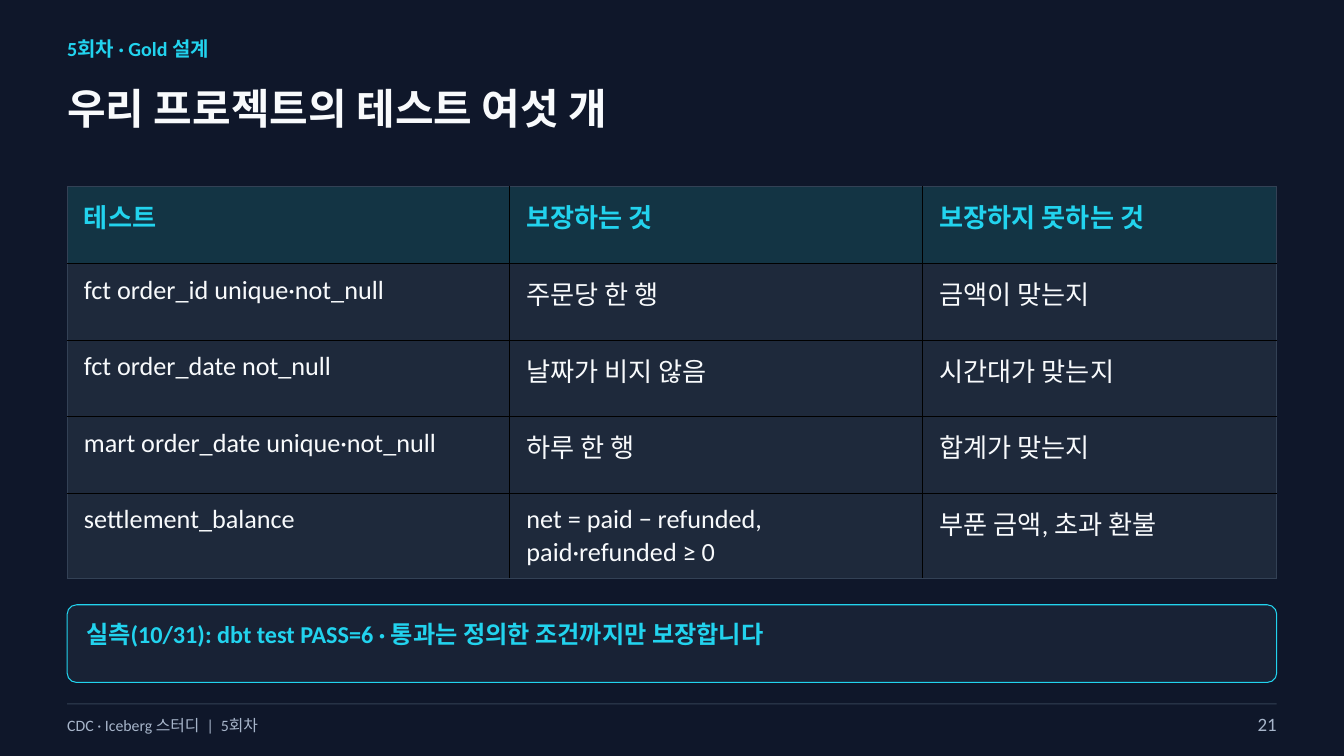
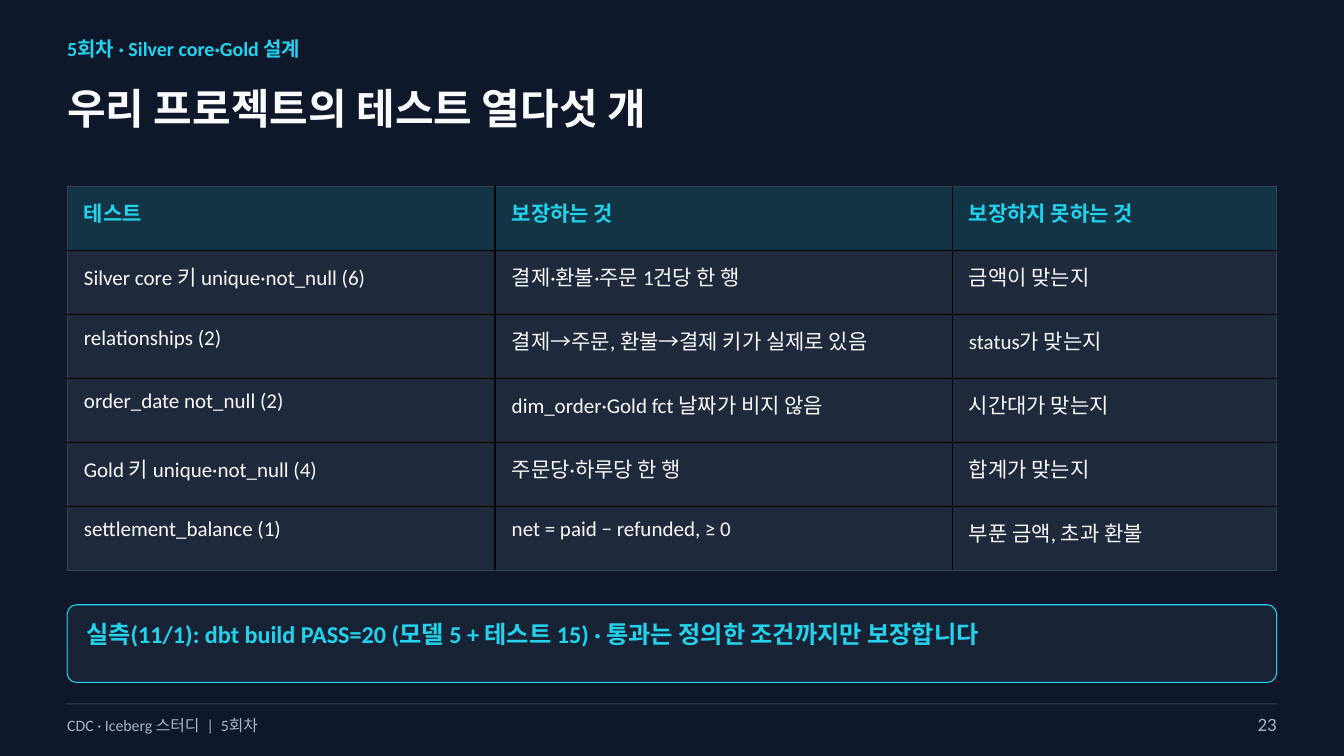
Before and after one commit to kim-dabin/cdc-lakehouse-study, a slide deck: slide 23 of labs/session05/slides/05-session05-student.pptx (slide 21 before the commit). Drawn at 1344x756 pixels with LibreOffice and Linux fonts; fonts in the diff are those of the drawing. Boxes give left, top, right and bottom in pixels: in the first picture for what was removed or moved away, otherwise in the second. Text is boxed around its words. In the diff, an @@ line names an element or a change of style, - is before the commit and + after.

```diff
--- a/labs/session05/slides/05-session05-student.pptx
+++ b/labs/session05/slides/05-session05-student.pptx
@@ text at box(67, 39, 301, 58): text changed @@
-5회차 · Gold 설계
+5회차 · Silver core·Gold 설계
@@ text at box(67, 88, 646, 128): text changed @@
-우리 프로젝트의 테스트 여섯 개
+우리 프로젝트의 테스트 열다섯 개
@@ table at box(68, 187, 1277, 646) @@
-row 2: fct order_id unique·not_null | 주문당 한 행 | 금액이 맞는지
-row 3: fct order_date not_null | 날짜가 비지 않음 | 시간대가 맞는지
-row 4: mart order_date unique·not_null | 하루 한 행 | 합계가 맞는지
-row 5: settlement_balance | net = paid − refunded, paid·refunded ≥ 0 | 부푼 금액, 초과 환불
+row 2: Silver core 키 unique·not_null (6) | 결제·환불·주문 1건당 한 행 | 금액이 맞는지
+row 3: relationships (2) | 결제→주문, 환불→결제 키가 실제로 있음 | status가 맞는지
+row 4: order_date not_null (2) | dim_order·Gold fct 날짜가 비지 않음 | 시간대가 맞는지
+row 5: Gold 키 unique·not_null (4) | 주문당·하루당 한 행 | 합계가 맞는지
+row 6: settlement_balance (1) | net = paid − refunded, ≥ 0 | 부푼 금액, 초과 환불
@@ text at box(86, 622, 978, 647): text changed @@
-실측(10/31): dbt test PASS=6 · 통과는 정의한 조건까지만 보장합니다
+실측(11/1): dbt build PASS=20 (모델 5 + 테스트 15) · 통과는 정의한 조건까지만 보장합니다
@@ text at box(1258, 719, 1277, 731): text changed @@
-21
+23
```
Also in this commit, not shown: 27 other slides changed, 3 slides added, 1 slide removed, 1 other file.
